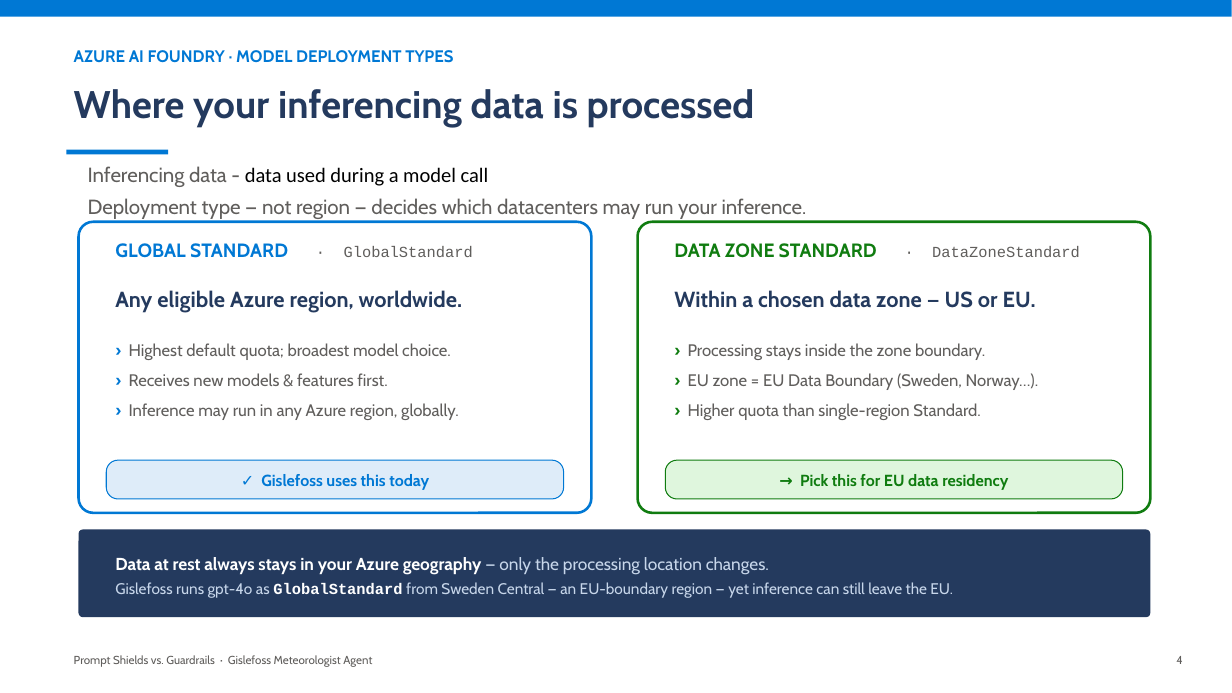
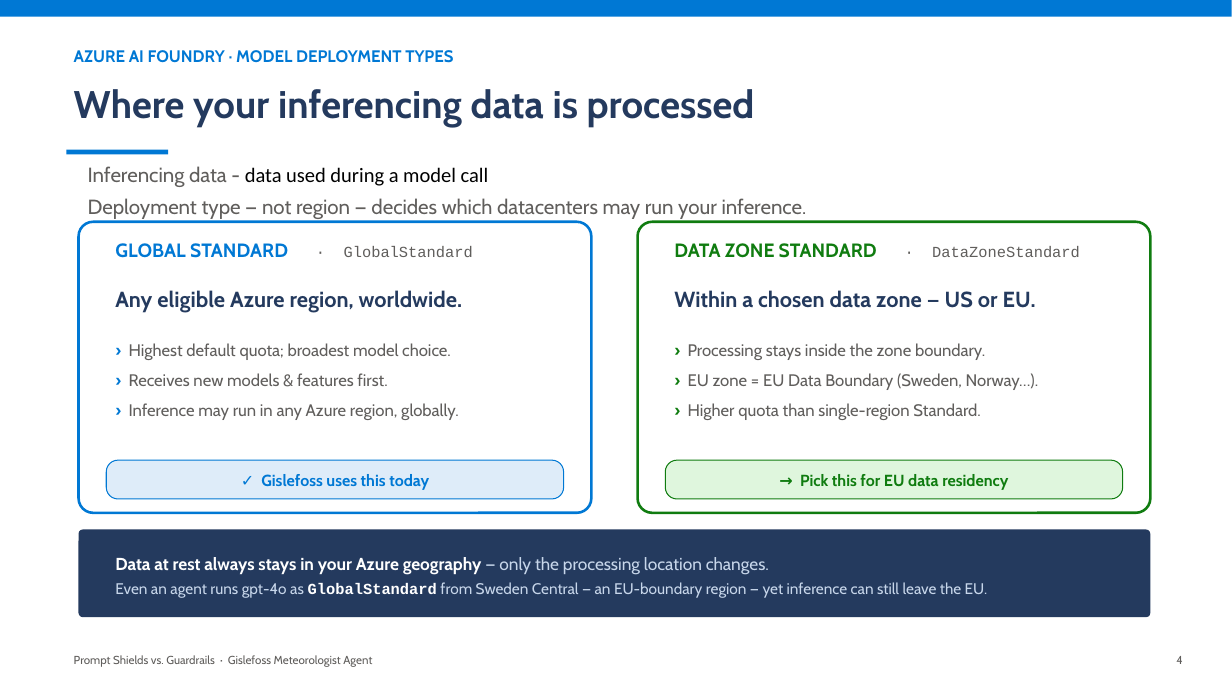
Before and after one commit to mchudinov/Gislefoss, a slide deck: slide 6 of docs/prompt-shields-vs-guardrails.pptx. Drawn at 1232x693 pixels with LibreOffice and Linux fonts; fonts in the diff are those of the drawing. Boxes give left, top, right and bottom in pixels: in the first picture for what was removed or moved away, otherwise in the second. Text is boxed around its words. In the diff, an @@ line names an element or a change of style, - is before the commit and + after.

```diff
--- a/docs/prompt-shields-vs-guardrails.pptx
+++ b/docs/prompt-shields-vs-guardrails.pptx
@@ text at [115, 582, 988, 598]: text changed @@
-Gislefoss runs gpt-4o as GlobalStandard from Sweden Central — an EU-boundary region — yet inference can still leave the EU.
+Even an agent runs gpt-4o as GlobalStandard from Sweden Central — an EU-boundary region — yet inference can still leave the EU.
```
Also in this commit, not shown: 6 other slides changed, 1 slide removed.
